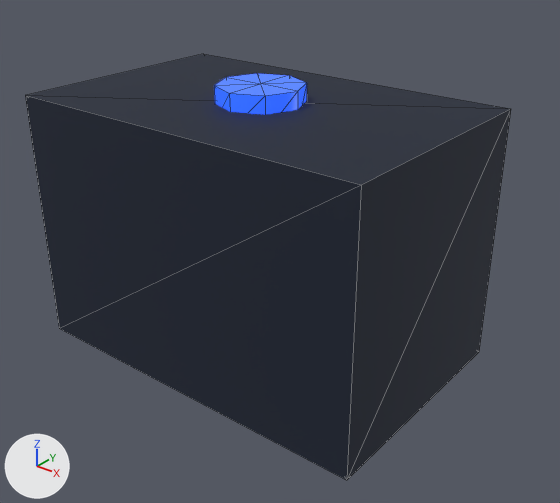
An edit to the glTF model game/assets/structures/tower_lance_range_s2.glb, drawn before and after from the same camera.
Rendered twice from a 50 mm camera at (0.299, -0.336, 2.199) aimed at (0.014, 0.021, 1.978). Arrows for +X, +Y and +Z are at lower left; the lights stay in place. The first picture is the older version. Mesh edges are drawn as thin lines. Where no turn or scale is listed for an object, it has been applied to the vertices. Vertices at exactly the same position are counted once.

Objects in the first picture: 'lance_optic_shade_deep', 'lance_up_range_l2_stud'.
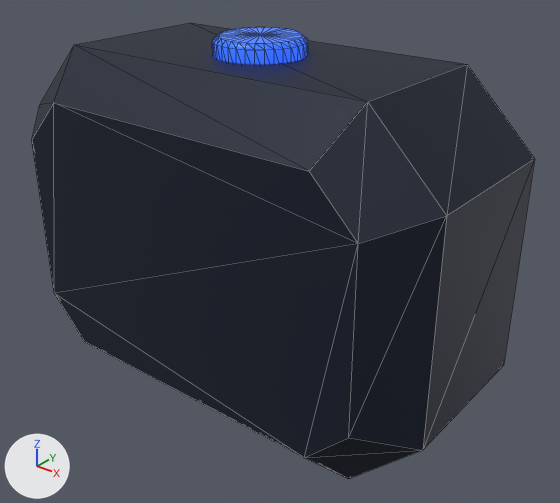
What the commit changed:
me_mesh_0 is used by ob_lance_optic_shade_deep; location (0.0, 0.02, 1.99).
me_mesh_0 had 8 vertices, 12 faces and spanned x -0.125..0.125, y -0.08..0.08, z -0.085..0.085.
me_mesh_0 now has 32 vertices, 60 faces and spans x -0.154..0.154, y -0.08..0.08, z -0.114..0.114.
me_mesh_0 part 1: the whole mesh is rebuilt.
me_mesh_1 is used by ob_lance_up_range_l2_stud; location (0.0, 0.02, 2.075).
me_mesh_1 had 20 vertices, 32 faces and spanned x -0.028..0.028, y -0.028..0.028, z -0.011..0.011.
me_mesh_1 now has 134 vertices, 256 faces and spans x -0.028..0.028, y -0.028..0.028, z -0.011..0.011.
Part 2, on me_mesh_1:
18 vertices are removed from x -0.028..0.028, y -0.028..0.028, z -0.011..0.011.
32 faces are deleted.
99 vertices are added at x -0.028..0.028, y -0.028..0.028, z -0.011..0.011.
33 new vertices lie (0.0, 0.0, 0.0158) away from vertices in x -0.028..0.028, y -0.028..0.028, z -0.0079.
256 new faces join them.
Object 'lance_up_range_l2_stud' (ob_lance_up_range_l2_stud) moves from (0.0, 0.02, 2.075) to (0.0, 0.02, 2.1038).

What differs and where, as boxes (x1, y1, x2, y2) in the pictures (560 x 503 px):
'lance_optic_shade_deep', reshaped (7% taller)
    before: (25, 54, 511, 480)
    after: (32, 23, 535, 479)
'lance_up_range_l2_stud', reshaped, moved (12% shorter)
    before: (214, 73, 307, 115)
    after: (212, 27, 308, 64)
